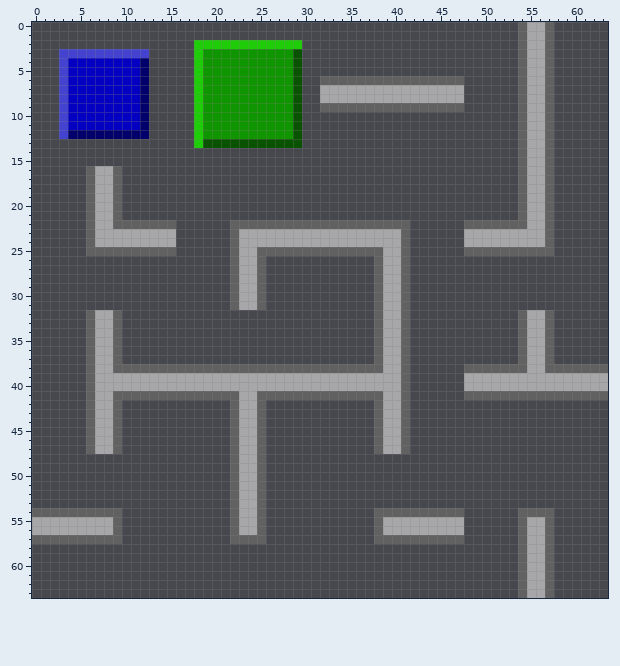
Pixel-art sprite: Assets/NetGame/netgame-tiles.png. The first picture shows the starting point.
The file is 64x64 pixels.
After:
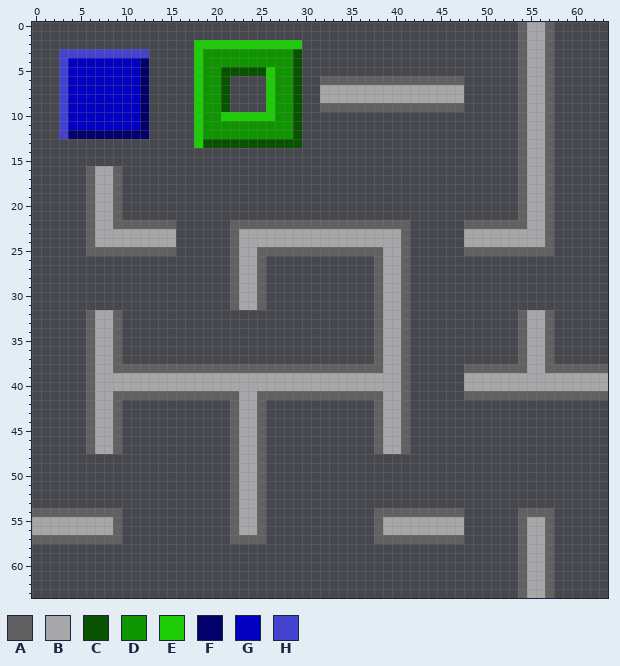
Palette (. is transparent): A #616161  B #a7a7aa  C #085200  D #0f9500  E #1ecc07  F #02006a  G #0300c1  H #4343d0
Log entry: netgame: Cut a hole into server tiles
Edits made:
@@ x 19..28 @@
  4 DDDDDDDDDD
- 5 DDDDDDDDDD
- 6 DDDDDDDDDD
- 7 DDDDDDDDDD
- 8 DDDDDDDDDD
- 9 DDDDDDDDDD
-10 DDDDDDDDDD
+ 5 DDCCCCCEDD
+ 6 DDC....EDD
+ 7 DDC....EDD
+ 8 DDC....EDD
+ 9 DDC....EDD
+10 DDEEEEEEDD
 11 DDDDDDDDDD
Changed places in both pictures, as pixel boxes (x1, y1, x2, y2):
changed: (221, 67, 275, 121)
